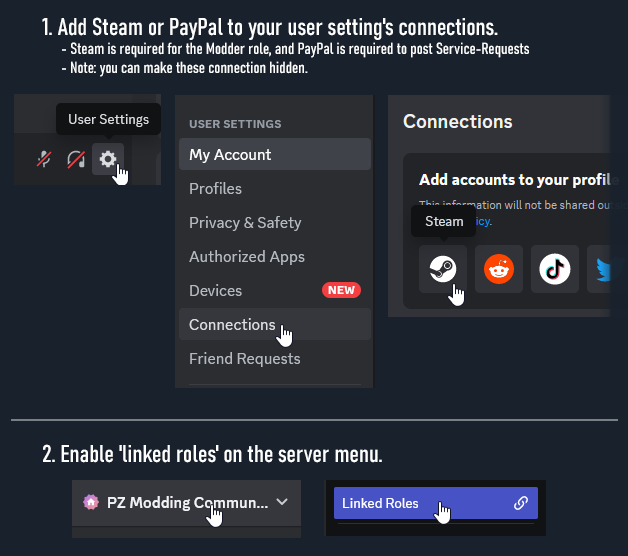
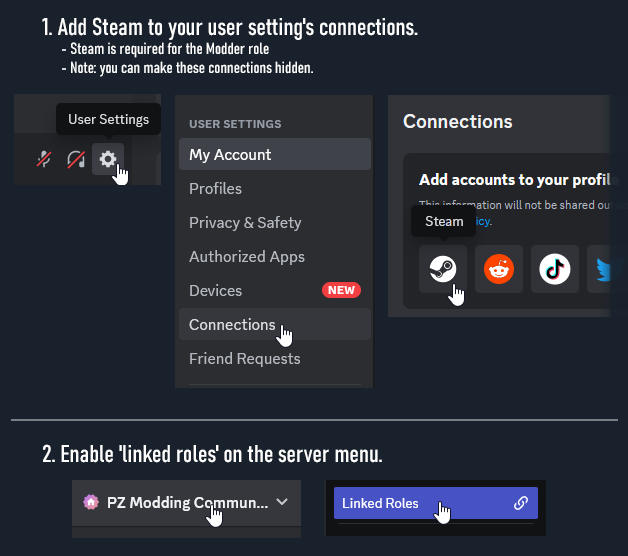
The second 628px x 556px image is a revision of the first. Changes to its layers:
renamed "1. Add Steam or PayPal to your user setting's connections." to "1. Add Steam to your user setting's connections. - Steam", painted on it over bbox(148, 18, 529, 74)
